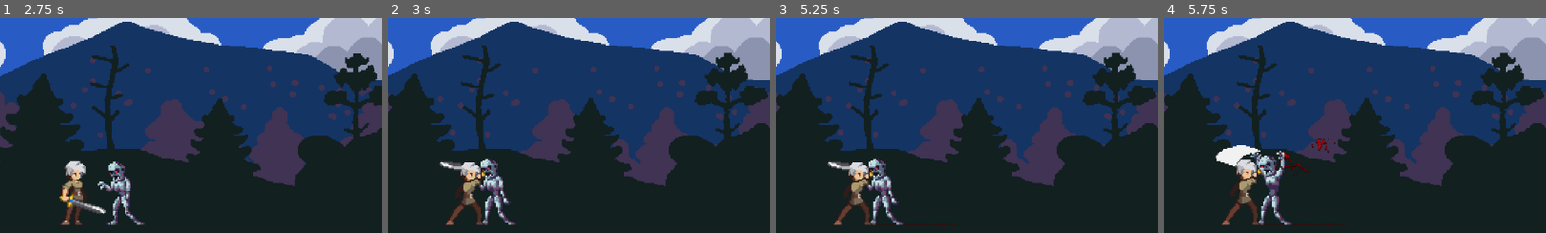
Above: before the commit, frames 1-4 (left to right).
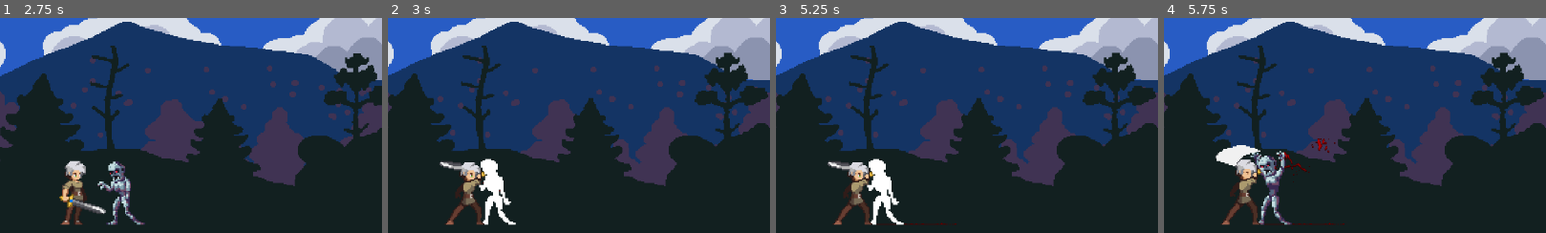
Above: after the commit, the same moments.

Repository: Rip50/RogueType
Game: Godot game, scene res://scenes/levels/level_night_forest.tscn
The game is run twice, just before and just after one commit, with the same random seed, the same clock (stepped at 60 frames per second) and the same inputs.
Inputs (mouse positions are % of the whole screen's width and height, from its top left):
- Up to frame 1 (2.75 s): tap Enter at 0.5 s; move the mouse to (72, 45) at 0.52 s; hold Right (move_right) 0.53-2.03 s; tap Space (attack) at 0.6, 1.35, 2.3 s; click (72, 45) at 0.67 s; move the mouse to (30, 55) at 1.27 s; move the mouse to (60, 28) at 2.02 s; tap Tab (pick_up) at 2.1 s
- Up to frame 2 (3 s): move the mouse to (45, 70) at 2.77 s; hold Right (move_right) from 2.78 s (still down); tap Space (attack) at 2.85 s; click (45, 70) at 2.92 s
- Up to frame 3 (5.25 s): move the mouse to (80, 65) at 3.52 s; tap Space (attack) at 3.6, 4.55, 5.1 s; move the mouse to (20, 35) at 4.27 s; release Right (move_right) at 4.28 s; tap Tab (pick_up) at 4.35 s; move the mouse to (55, 50) at 5.02 s; hold Right (move_right) from 5.03 s (still down); click (55, 50) at 5.17 s
- Up to frame 4 (5.75 s): keep holding Right (move_right)
The pictures show only the part of the screen within x 19-69%, y 9-59%; the shares and areas given below are measured in that part.

Frame 1 is identical in both runs. In frame 2, 1.2% of the frame differs, in the area x 23-34%, y 65-97%; in frame 3, 1.2%; in frame 4, nothing differs.

Commit message:
Flashing effect on dealing damage to character

Diff:
--- a/scenes/character.gd
+++ b/scenes/character.gd
@@ -6,6 +6,7 @@
 @export var movement_stats: MovementStats
 
 @export var melee_attack_zone: MeleeAtackZone
+@export var animated_sprite: AnimatedSprite2D
 
 var GRAVITY = 500
 
@@ -32,7 +33,16 @@
 func take_damage(damage: Damage) -> void:
 	if health_stats != null:
 		health_stats.take_damage(damage)
+	_flash()
 
+
+func _flash() -> void:
+	var flash_func = func(enabled: bool):
+		animated_sprite.material.set_shader_parameter("Enabled", enabled);
+
+	var tween = create_tween()
+	tween.tween_method(flash_func, false, true, 0.05)
+	tween.tween_method(flash_func, true, false, 0.05)
 
 
 func _physics_process(_delta: float) -> void:
--- a/scenes/enemies/zombie.tscn
+++ b/scenes/enemies/zombie.tscn
@@ -1,6 +1,7 @@
-[gd_scene load_steps=42 format=3 uid="uid://vu2yk3702nqa"]
+[gd_scene load_steps=44 format=3 uid="uid://vu2yk3702nqa"]
 
 [ext_resource type="Texture2D" uid="uid://o7cveg0tptjd" path="res://art/zombie-sheet.png" id="1_555a7"]
+[ext_resource type="Shader" uid="uid://b424xgnciqpij" path="res://shaders/flash.tres" id="1_c0m4n"]
 [ext_resource type="Script" path="res://scenes/enemies/zombie.gd" id="1_n530s"]
 [ext_resource type="Script" path="res://scenes/states/enemy_iddle_state.gd" id="2_f00md"]
 [ext_resource type="Script" path="res://scenes/states/enemy_wandering_state.gd" id="3_873i1"]
@@ -12,6 +13,12 @@
 [ext_resource type="Script" path="res://scenes/stats/movement_stats.gd" id="8_t7k5g"]
 [ext_resource type="Script" path="res://scenes/stats/attack_stats.gd" id="9_c4noe"]
 
+[sub_resource type="ShaderMaterial" id="ShaderMaterial_3007r"]
+resource_local_to_scene = true
+shader = ExtResource("1_c0m4n")
+shader_parameter/Enabled = false
+shader_parameter/tint = Color(1, 1, 1, 1)
+
 [sub_resource type="AtlasTexture" id="AtlasTexture_d4r1w"]
 atlas = ExtResource("1_555a7")
 region = Rect2(258, 0, 43, 55)
@@ -241,7 +248,7 @@
 radius = 21.0
 height = 102.0
 
-[node name="Zombie" type="CharacterBody2D" node_paths=PackedStringArray("attack_stats", "health_stats", "movement_stats", "melee_attack_zone") groups=["Damageble", "Enemy"]]
+[node name="Zombie" type="CharacterBody2D" node_paths=PackedStringArray("attack_stats", "health_stats", "movement_stats", "melee_attack_zone", "animated_sprite") groups=["Damageble", "Enemy"]]
 z_index = -10
 collision_layer = 4
 collision_mask = 3
@@ -250,6 +257,7 @@
 health_stats = NodePath("HealthStats")
 movement_stats = NodePath("MovementStats")
 melee_attack_zone = NodePath("MeleeAttackZone")
+animated_sprite = NodePath("AnimatedSprite2D")
 
 [node name="StateMachine" type="Node" parent="." node_paths=PackedStringArray("state", "debug_label")]
 script = ExtResource("5_yt1yb")
@@ -296,6 +304,7 @@
 basic_damage = 10.0
 
 [node name="AnimatedSprite2D" type="AnimatedSprite2D" parent="."]
+material = SubResource("ShaderMaterial_3007r")
 position = Vector2(0, -8)
 scale = Vector2(2.3, 2.3)
 sprite_frames = SubResource("SpriteFrames_llsic")
--- a/scenes/player.tscn
+++ b/scenes/player.tscn
@@ -15,6 +15,13 @@
 [ext_resource type="Script" path="res://scenes/states/mia_running_state.gd" id="8_gdkca"]
 [ext_resource type="Texture2D" uid="uid://b857yt8fb7tm1" path="res://art/Legacy-Fantasy/Character/Jumlp-All/Jump-All-Sheet.png" id="9_3yg04"]
 [ext_resource type="Script" path="res://scenes/states/mia_defense_state.gd" id="9_dc3pv"]
+[ext_resource type="Shader" uid="uid://b424xgnciqpij" path="res://shaders/flash.tres" id="10_lmfyd"]
+
+[sub_resource type="ShaderMaterial" id="ShaderMaterial_d10ta"]
+resource_local_to_scene = true
+shader = ExtResource("10_lmfyd")
+shader_parameter/Enabled = false
+shader_parameter/tint = Color(1, 1, 1, 1)
 
 [sub_resource type="AtlasTexture" id="AtlasTexture_r7auh"]
 atlas = ExtResource("9_3yg04")
@@ -194,7 +201,7 @@
 [sub_resource type="CapsuleShape2D" id="CapsuleShape2D_yemya"]
 height = 48.0
 
-[node name="Mia" type="CharacterBody2D" node_paths=PackedStringArray("attack_stats", "health_stats", "movement_stats", "melee_attack_zone") groups=["Player"]]
+[node name="Mia" type="CharacterBody2D" node_paths=PackedStringArray("attack_stats", "health_stats", "movement_stats", "melee_attack_zone", "animated_sprite") groups=["Player"]]
 scale = Vector2(2, 2)
 collision_layer = 2
 collision_mask = 5
@@ -204,6 +211,7 @@
 health_stats = NodePath("HealthStats")
 movement_stats = NodePath("MovementStats")
 melee_attack_zone = NodePath("MeleeAttackZone")
+animated_sprite = NodePath("AnimatedSprite2D")
 
 [node name="HealthStats" type="Node" parent="."]
 script = ExtResource("6_bwcow")
@@ -253,6 +261,7 @@
 animated_sprite = NodePath("../../AnimatedSprite2D")
 
 [node name="AnimatedSprite2D" type="AnimatedSprite2D" parent="."]
+material = SubResource("ShaderMaterial_d10ta")
 sprite_frames = SubResource("SpriteFrames_jblid")
 animation = &"defense"
 
--- /dev/null
+++ b/shaders/flash.tres
@@ -0,0 +1,75 @@
+[gd_resource type="VisualShader" load_steps=5 format=3 uid="uid://b424xgnciqpij"]
+
+[sub_resource type="VisualShaderNodeColorParameter" id="VisualShaderNodeColorParameter_yjote"]
+parameter_name = "tint"
+default_value_enabled = true
+
+[sub_resource type="VisualShaderNodeBooleanParameter" id="VisualShaderNodeBooleanParameter_sbj1t"]
+parameter_name = "Enabled"
+default_value_enabled = true
+
+[sub_resource type="VisualShaderNodeIf" id="VisualShaderNodeIf_mcg58"]
+default_input_values = [0, 0.0, 1, 1.0, 2, 1e-05, 3, Vector3(0, 0, 0), 4, Vector3(0, 0, 0), 5, Vector3(0, 0, 0)]
+
+[sub_resource type="VisualShaderNodeInput" id="VisualShaderNodeInput_2ifpu"]
+input_name = "color"
+
+[resource]
+code = "shader_type canvas_item;
+render_mode blend_mix;
+
+uniform bool Enabled = false;
+uniform vec4 tint : source_color = vec4(1.000000, 1.000000, 1.000000, 1.000000);
+
+
+
+void fragment() {
+// BooleanParameter:3
+	bool n_out3p0 = Enabled;
+
+
+// ColorParameter:2
+	vec4 n_out2p0 = tint;
+
+
+// Input:5
+	vec4 n_out5p0 = COLOR;
+
+
+	vec3 n_out4p0;
+// If:4
+	float n_in4p1 = 1.00000;
+	float n_in4p2 = 0.00001;
+	if(abs((n_out3p0 ? 1.0 : 0.0) - n_in4p1) < n_in4p2)
+	{
+		n_out4p0 = vec3(n_out2p0.xyz);
+	}
+	else if((n_out3p0 ? 1.0 : 0.0) < n_in4p1)
+	{
+		n_out4p0 = vec3(n_out5p0.xyz);
+	}
+	else
+	{
+		n_out4p0 = vec3(n_out5p0.xyz);
+	}
+
+
+// Output:0
+	COLOR.rgb = n_out4p0;
+
+
+}
+"
+graph_offset = Vector2(234.038, -45.3228)
+mode = 1
+flags/light_only = false
+nodes/fragment/0/position = Vector2(840, 80)
+nodes/fragment/2/node = SubResource("VisualShaderNodeColorParameter_yjote")
+nodes/fragment/2/position = Vector2(280, 180)
+nodes/fragment/3/node = SubResource("VisualShaderNodeBooleanParameter_sbj1t")
+nodes/fragment/3/position = Vector2(280, -20)
+nodes/fragment/4/node = SubResource("VisualShaderNodeIf_mcg58")
+nodes/fragment/4/position = Vector2(660, 40)
+nodes/fragment/5/node = SubResource("VisualShaderNodeInput_2ifpu")
+nodes/fragment/5/position = Vector2(260, 420)
+nodes/fragment/connections = PackedInt32Array(3, 0, 4, 0, 2, 0, 4, 3, 4, 0, 0, 0, 5, 0, 4, 4, 5, 0, 4, 5)
Not shown: 1 places in scenes/player.tscn that only renumber resources
